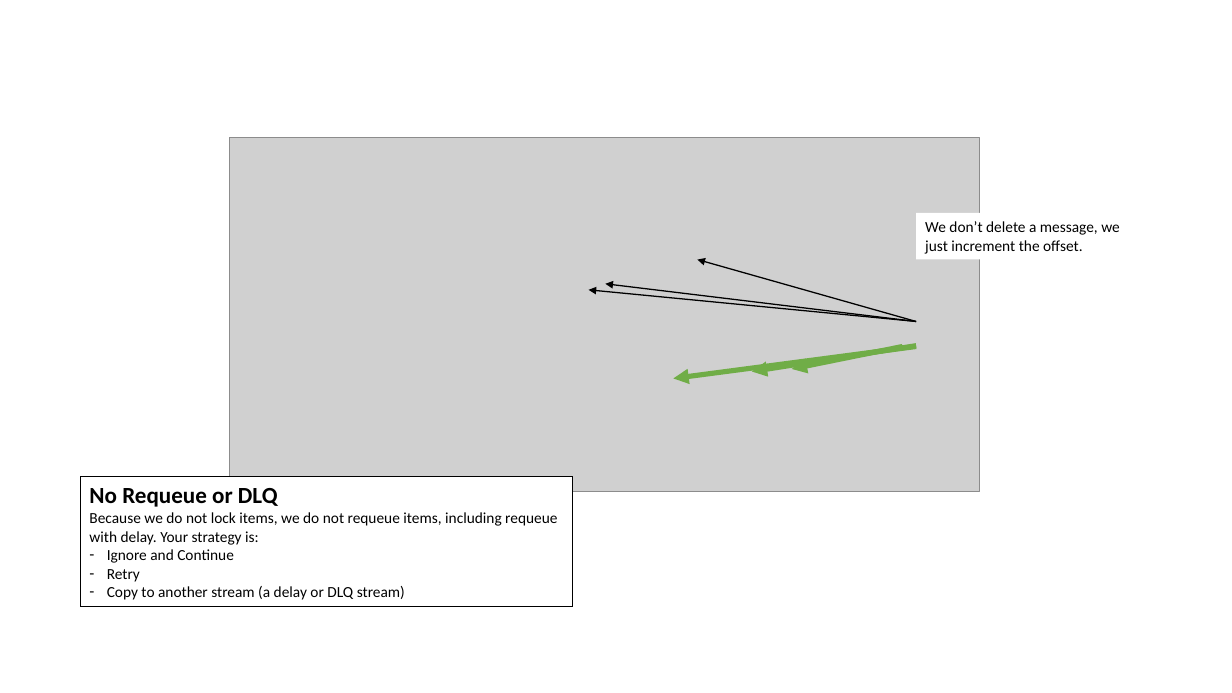
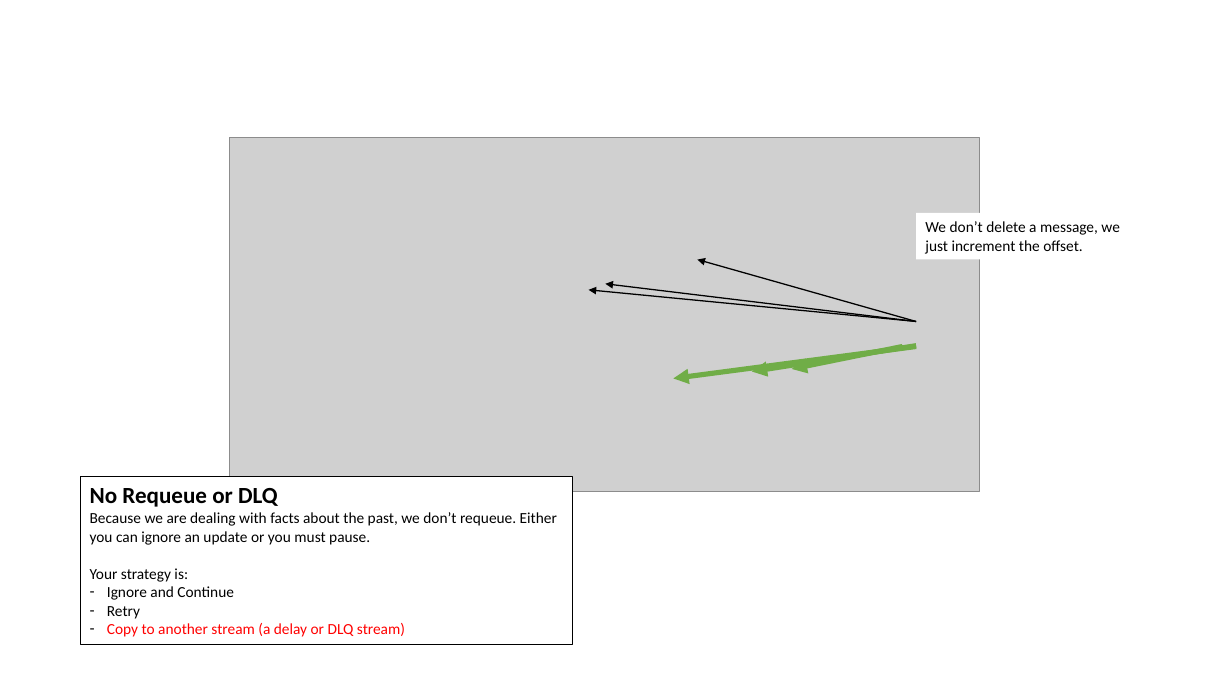
Before and after one commit to iancooper/Presentations, a slide deck: slide 36 of Polyglot Flow Build Stuff.pptx. Drawn at 1232x693 pixels with LibreOffice and Linux fonts; fonts in the diff are those of the drawing; grey boxes stand for pictures. Boxes give left, top, right and bottom in pixels: in the first picture for what was removed or moved away, otherwise in the second. Text is boxed around its words. In the diff, an @@ line names an element or a change of style, - is before the commit and + after.

```diff
--- a/Polyglot Flow Build Stuff.pptx
+++ b/Polyglot Flow Build Stuff.pptx
@@ rectangle "No Requeue or DLQ": place and size @@
-rectangle "No Requeue or DLQ" at (80, 476, 572, 606)
+rectangle "No Requeue or DLQ" at (80, 476, 572, 644)
@@ text in rectangle at (90, 512, 557, 582): text changed @@
-Because we do not lock items, we do not requeue items, including requeue with delay. Your strategy is:
+Because we are dealing with facts about the past, we don’t requeue. Either you can ignore an update or you must pause.
+Your strategy is:
@@ text in rectangle at (107, 586, 405, 637): text colour #000000 to #FF0000 in "Copy to another stream (a delay or ..." @@
```
Also in this commit, not shown: 28 other slides changed, 1 slide added, 3 slides removed.
